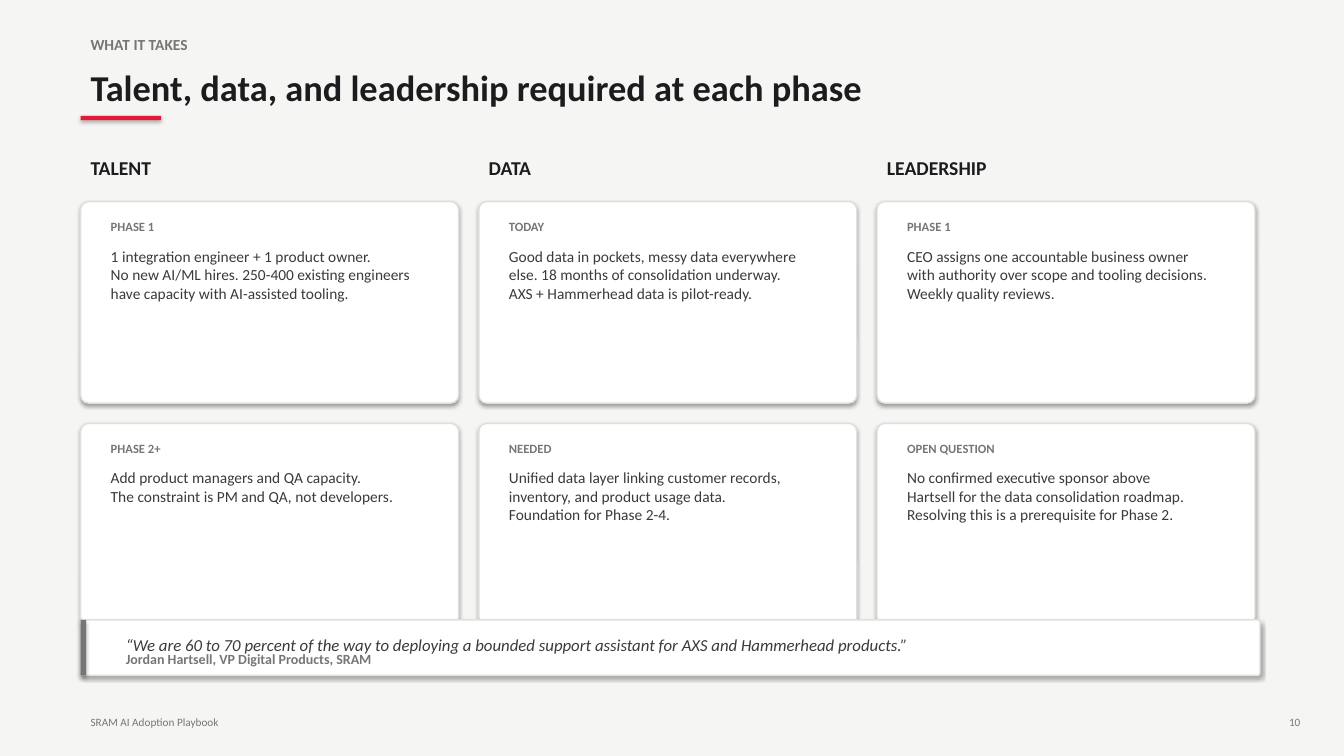
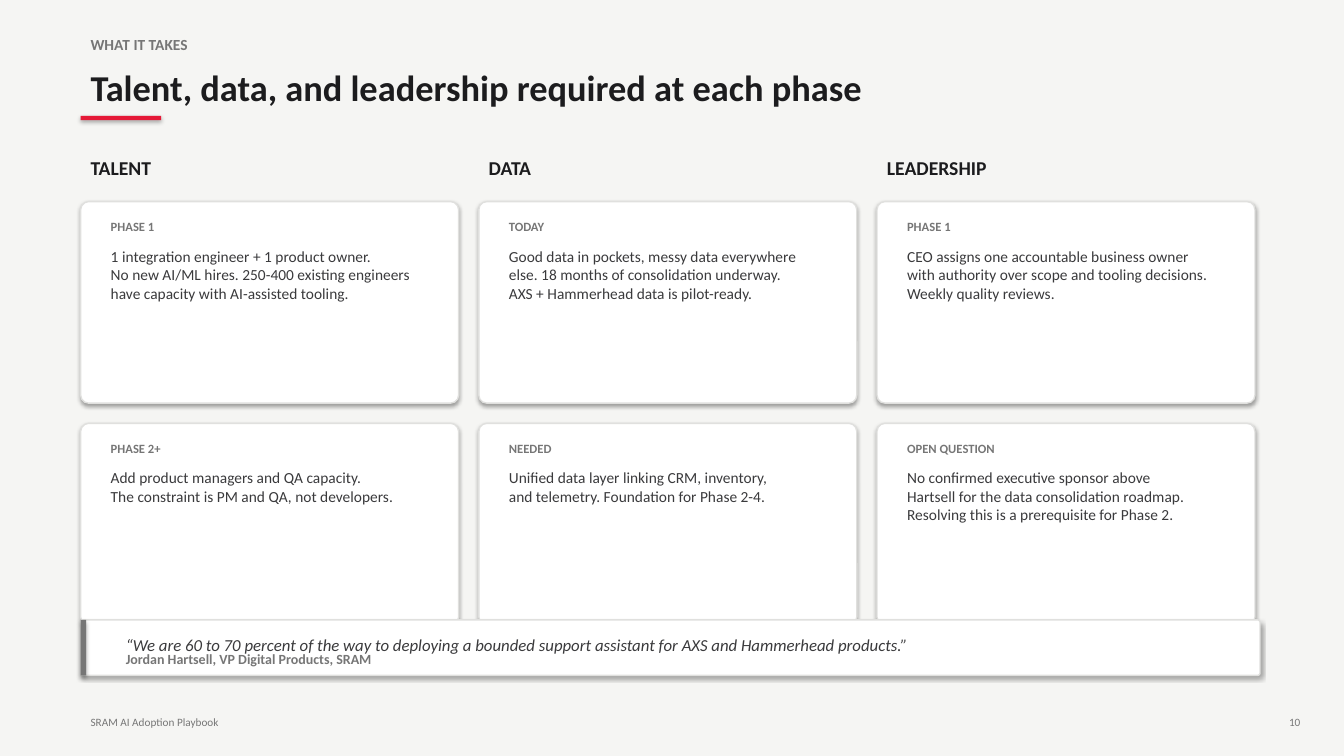
Before and after one commit to ewkreienberg/sram-ai-playbook, a slide deck: slide 23 of deliverables/SRAM_AI_Adoption_Playbook.pptx. Drawn at 1344x756 pixels with LibreOffice and Linux fonts; fonts in the diff are those of the drawing. Boxes give left, top, right and bottom in pixels: in the first picture for what was removed or moved away, otherwise in the second. Text is boxed around its words. In the diff, an @@ line names an element or a change of style, - is before the commit and + after.

Commit message:
Restore specificity, keep only targeted accessibility fixes
Reverted most jargon simplifications. Kept: Shimano tagged as
largest competitor, clipless changed to clip-in, cockpit description
clarified, AXS ecosystem bar explains wireless data sharing.
Restored OEM, DTC, CRM, SLA, CSAT, Zendesk, Kendra, Bedrock,
Shopify, SageMaker, and other specific terms.

```diff
--- a/deliverables/SRAM_AI_Adoption_Playbook.pptx
+++ b/deliverables/SRAM_AI_Adoption_Playbook.pptx
@@ text at box(509, 472, 767, 505): text changed @@
-Unified data layer linking customer records,
-inventory, and product usage data.
-Foundation for Phase 2-4.
+Unified data layer linking CRM, inventory,
+and telemetry. Foundation for Phase 2-4.
```
Also in this commit, not shown: 22 other slides changed, 1 other file.
